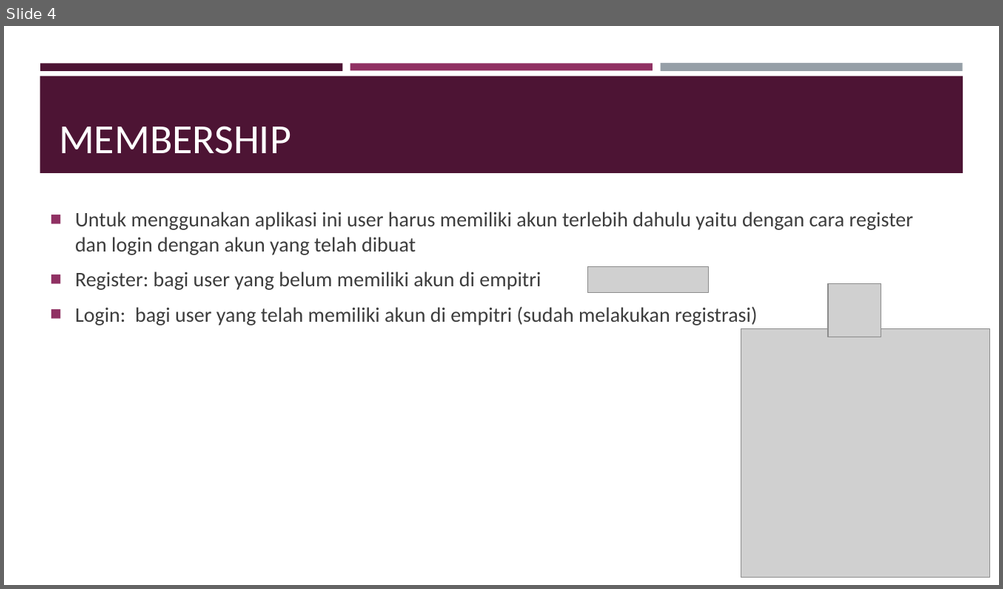
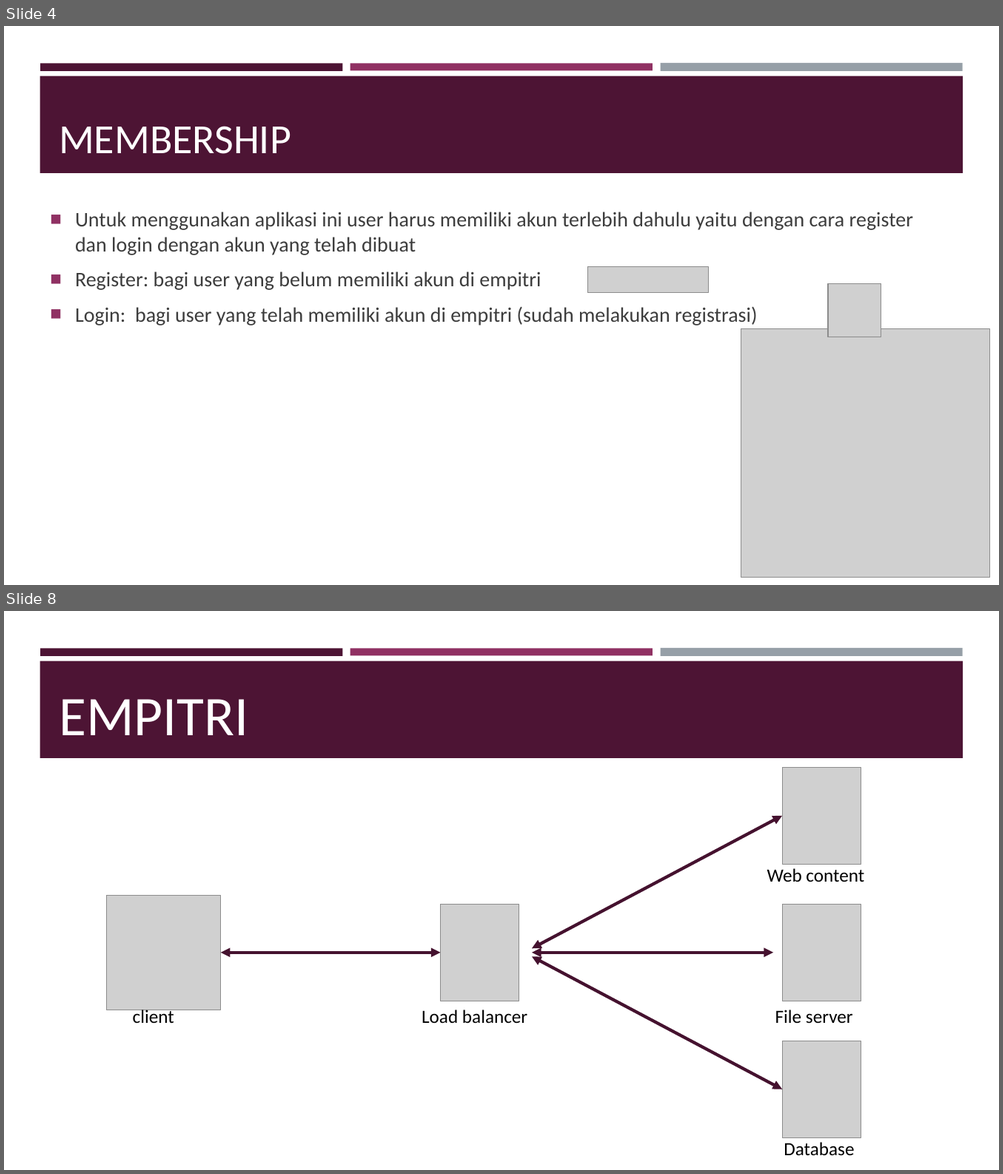
Before and after one commit to tyastepe/Kelompok5_ReverseProxy, a slide deck: Reverse-Proxy.pptx. Shown one above the other, each under a label of ours: slide 4 before the commit, slides 4 and 8 after it; the slides between them are not shown. The pictures are 1003x589 and 1003x1174 pixels, drawn with LibreOffice and Linux fonts; fonts in the diff are those of the drawing; grey boxes stand for pictures. Boxes give left, top, right and bottom in pixels: in the first picture for what was removed or moved away, otherwise in the second. Text is boxed around its words. In the diff, an @@ line names an element or a change of style, - is before the commit and + after.

```diff
--- a/Reverse-Proxy.pptx
+++ b/Reverse-Proxy.pptx
@@ slide 8 added at <box>4,611,999,1170</box>, background #FFFFFF; not listed: 4 template elements that a slide beside it also shows @@
@@ title added at <box>59,699,248,735</box>, 54 pt, text #FFFFFF @@
+EMPITRI
@@ picture added at <box>782,768,860,865</box> @@
@@ double arrow added from (532, 949) to (782, 816), #45122F 3 pt @@
@@ text added at <box>767,869,864,882</box>, 18 pt, text #000000 @@
+Web content
@@ picture added at <box>106,895,221,1010</box> @@
@@ picture added at <box>441,904,519,1001</box> @@
@@ picture added at <box>782,904,860,1001</box> @@
@@ double arrow added from (220, 953) to (441, 953), #45122F 3 pt @@
@@ double arrow added from (532, 953) to (774, 953), #45122F 3 pt @@
@@ double arrow added from (532, 957) to (782, 1090), #45122F 3 pt @@
@@ text added at <box>133,1008,174,1023</box>, 18 pt, text #000000 @@
+client
@@ text added at <box>421,1010,527,1024</box>, 18 pt, text #000000 @@
+Load balancer
@@ text added at <box>775,1010,853,1024</box>, 18 pt, text #000000 @@
+File server
@@ picture added at <box>782,1042,860,1139</box> @@
@@ text added at <box>783,1142,854,1156</box>, 18 pt, text #000000 @@
+Database
```
Also in this commit, not shown: 3 slides changed, 1 other slide added, 1 slide removed.
